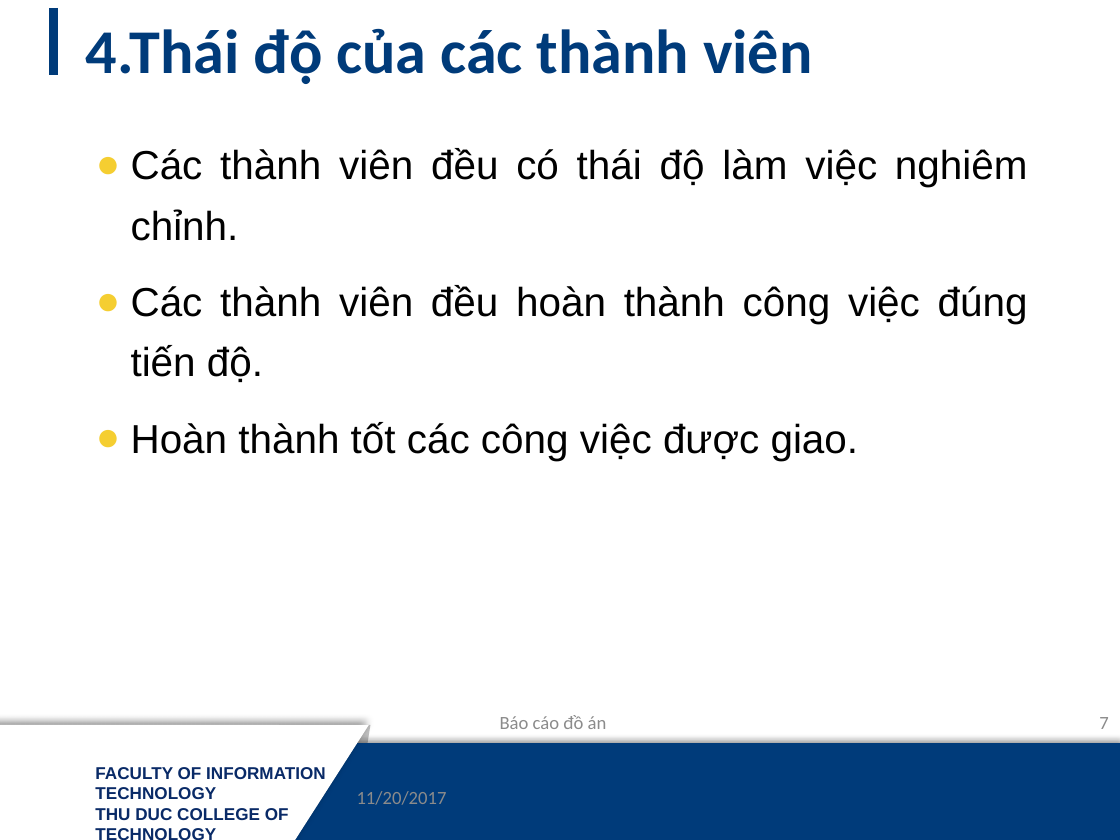
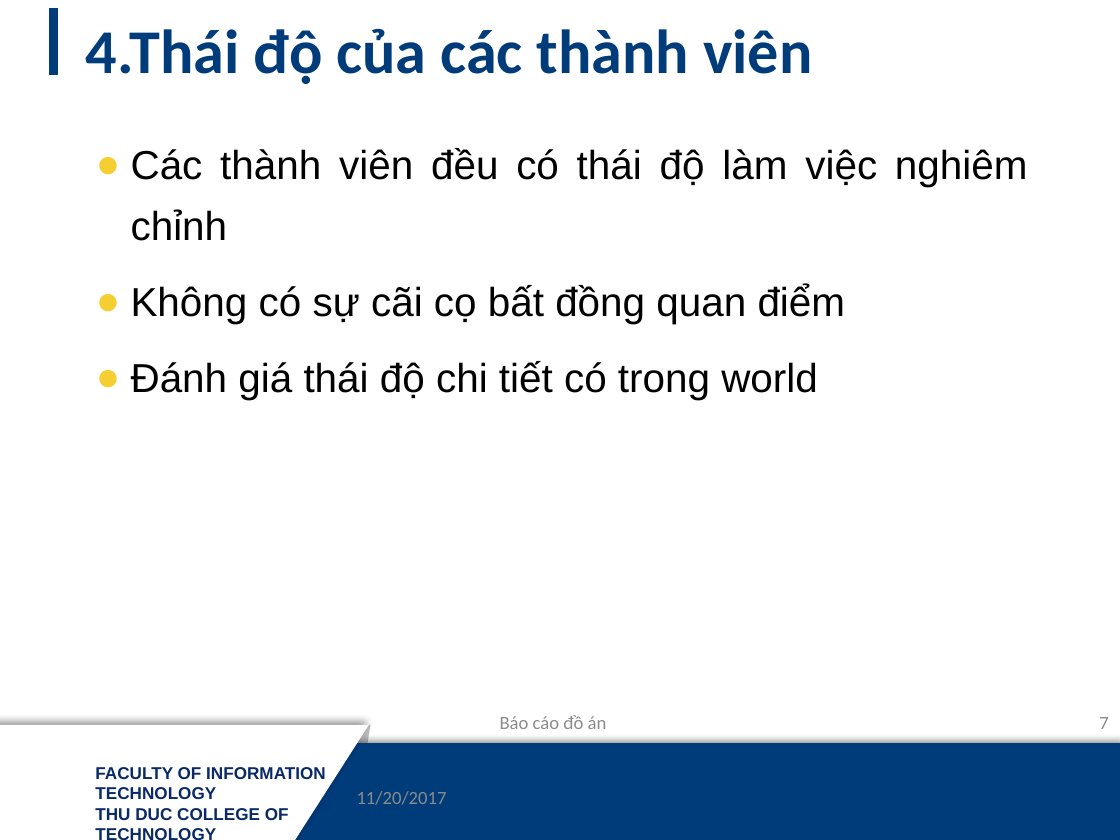
Before and after one commit to mynameissss/NM03_NHOM7, a slide deck: slide 7 of Báo-cáo-đồ-án.pptx. Drawn at 1120x840 pixels with LibreOffice and Linux fonts; fonts in the diff are those of the drawing; background and template pictures are left out. Boxes give left, top, right and bottom in pixels: in the first picture for what was removed or moved away, otherwise in the second. Text is boxed around its words. In the diff, an @@ line names an element or a change of style, - is before the commit and + after.

Commit message:
Revert "Chỉnh sửa"
This reverts commit 90a72187ee5a854d83d8fdbcaf0cb165ea1ab6bd.

```diff
--- a/Báo-cáo-đồ-án.pptx
+++ b/Báo-cáo-đồ-án.pptx
@@ text at [131,148,1028,400]: text changed @@
-● Các thành viên đều có thái độ làm việc nghiêm chỉnh.
-● Các thành viên đều hoàn thành công việc đúng tiến độ.
-● Hoàn thành tốt các công việc được giao.
+● Các thành viên đều có thái độ làm việc nghiêm chỉnh
+● Không có sự cãi cọ bất đồng quan điểm
+● Đánh giá thái độ chi tiết có trong world
```
Also in this commit, not shown: 7 other slides changed, 1 slide added, 1 slide removed, 1 other file.
